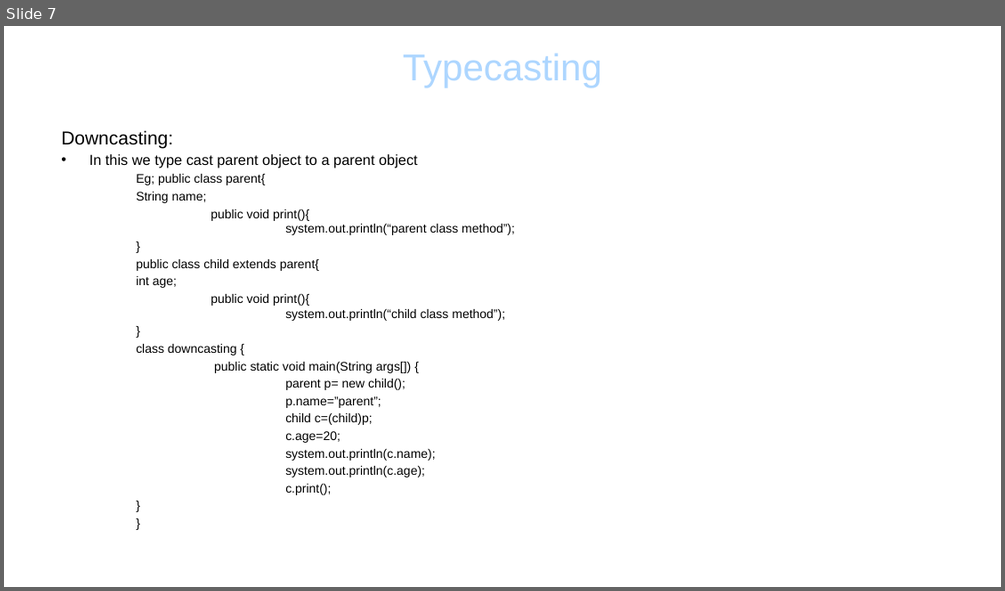
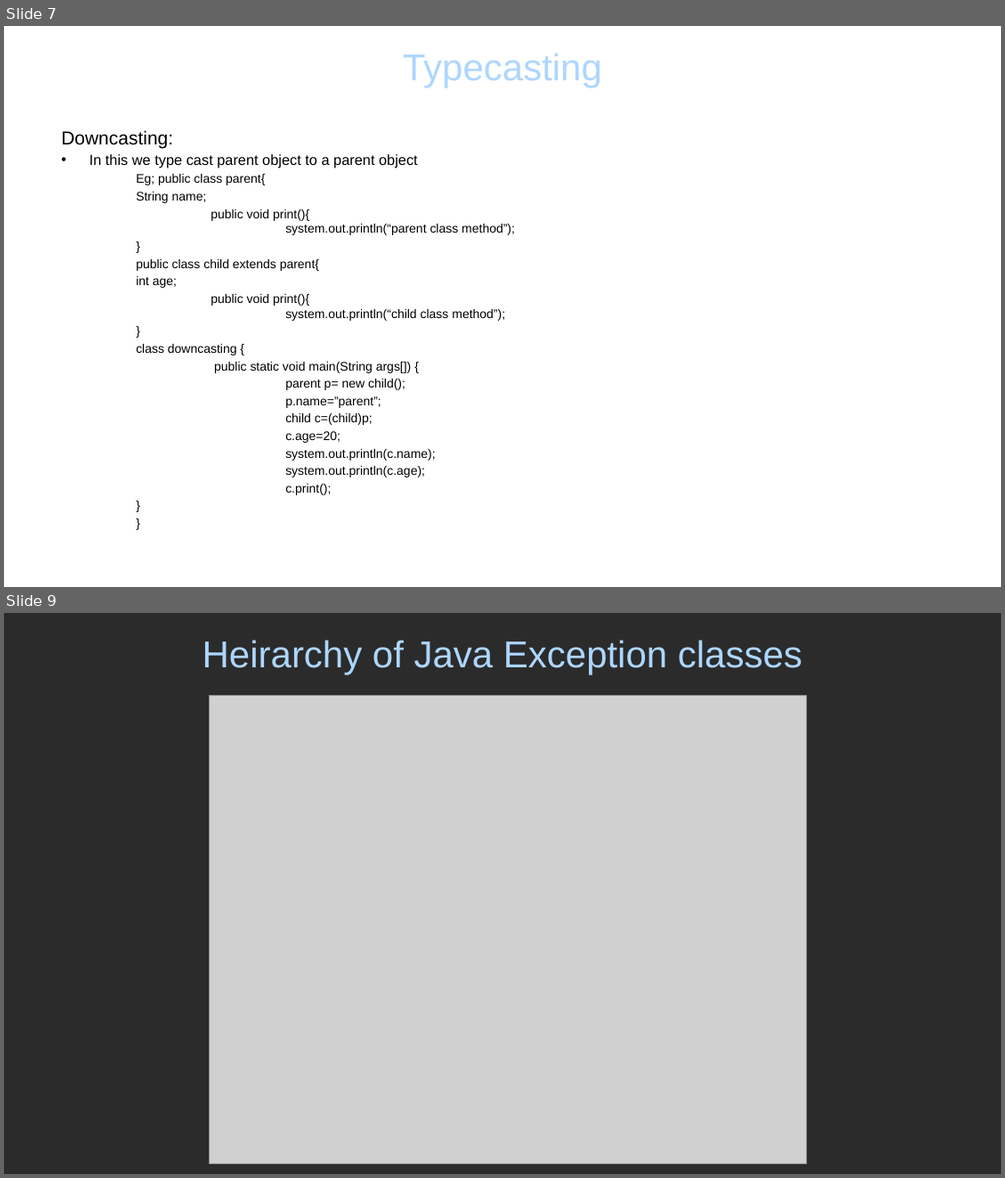
Before and after one commit to lanceqa81/Notes, a slide deck: ADVANCED JAVA.pptx. Shown one above the other, each under a label of ours: slide 7 before the commit, slides 7 and 9 after it; the slides between them are not shown. The pictures are 1005x591 and 1005x1178 pixels, drawn with LibreOffice and Linux fonts; fonts in the diff are those of the drawing; grey boxes stand for pictures; background and template pictures are left out; a plain dark background stands for a picture behind light text. Boxes give left, top, right and bottom in pixels: in the first picture for what was removed or moved away, otherwise in the second. Text is boxed around its words. In the diff, an @@ line names an element or a change of style, - is before the commit and + after.

```diff
--- a/ADVANCED JAVA.pptx
+++ b/ADVANCED JAVA.pptx
@@ slide 9 added at (4, 613, 1001, 1174), background picture (left out) @@
@@ title added at (202, 640, 802, 674), 36 pt, text #ADD6FF @@
+Heirarchy of Java Exception classes
@@ picture added at (210, 695, 807, 1163) @@
```
Also in this commit, not shown: 2 slides changed, 2 other slides added.
